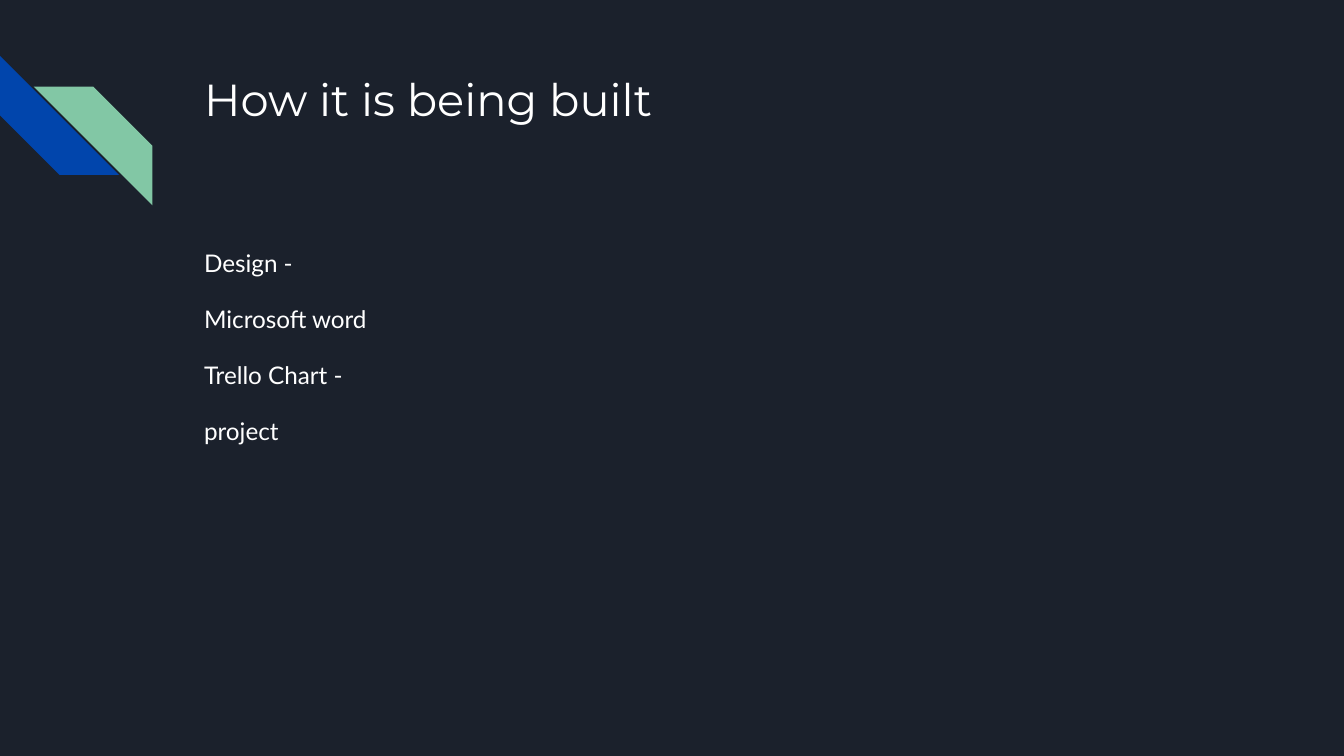
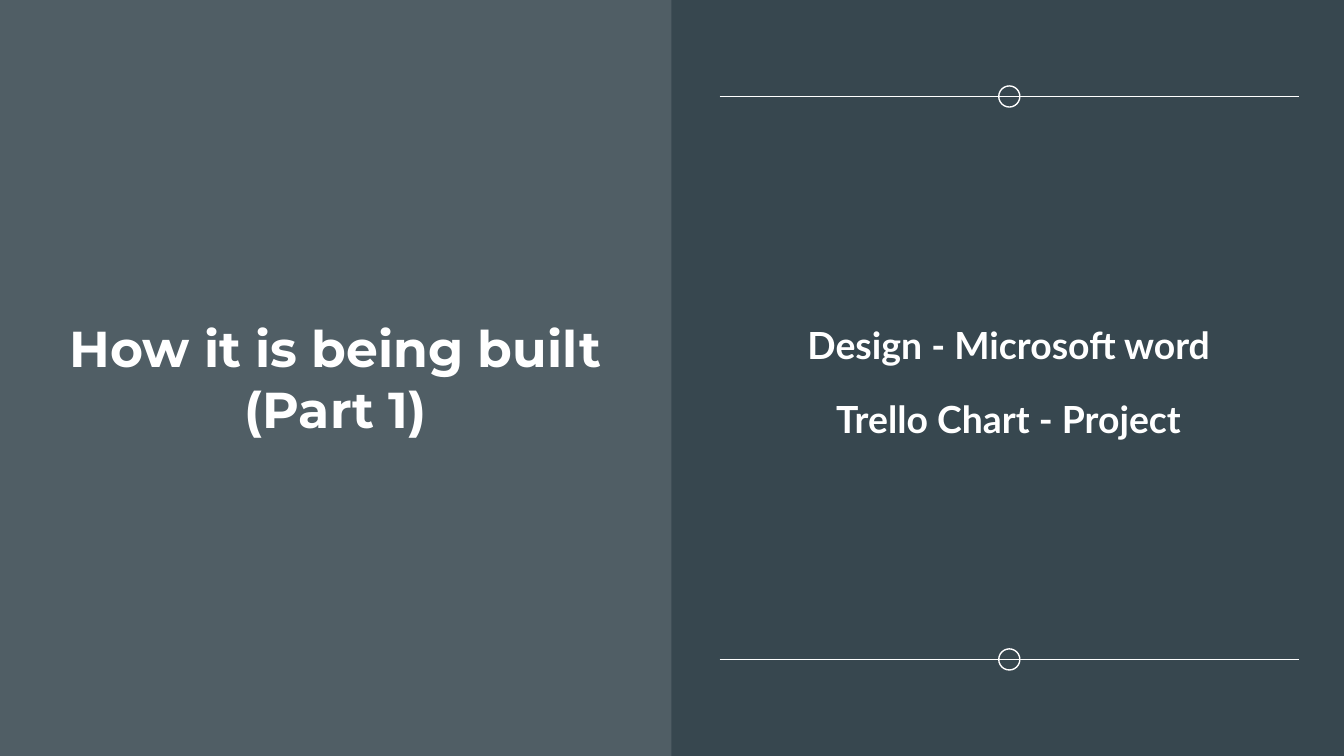
Before and after one commit to UnterLort/EverythingBasketball, a slide deck: slide 5 of Everything_Basketball_progress.pptx. Drawn at 1344x756 pixels with LibreOffice and Linux fonts; fonts in the diff are those of the drawing. Boxes give left, top, right and bottom in pixels: in the first picture for what was removed or moved away, otherwise in the second. Text is boxed around its words. In the diff, an @@ line names an element or a change of style, - is before the commit and + after.

```diff
--- a/Everything_Basketball_progress.pptx
+++ b/Everything_Basketball_progress.pptx
@@ background #1B212C to #37474F @@
@@ rectangle added at [0,0,672,755], fill #FFFFFF at 13% opacity @@
@@ diag stripe removed at [0,56,118,175] @@
@@ diag stripe removed at [34,86,152,204] @@
@@ ellipse added at [999,86,1020,108], outline #FFFFFF 0.75 pt @@
@@ line added from (719, 97) to (1300, 97), #FFFFFF 0.75 pt @@
@@ title "How it is being built" at [70,327,602,438]: vertical alignment top to middle @@
@@ title "How it is being built": place and size @@
-title "How it is being built" at [204,82,652,125]
+title "How it is being built" at [70,327,602,438]
@@ text "Design - Microsoft word" at [807,331,1210,440]: vertical alignment top to middle @@
@@ title at [70,327,602,377]: size 24 to 27 pt, bold on in "How it is being built"; alignment left to centre @@
@@ text at [807,331,1210,440]: text changed; size 13 to 20 pt; bold on @@
-Design -
-Microsoft word
-Trello Chart -
-project
+Design - Microsoft word
+Trello Chart - Project
@@ title at [245,390,427,438]: paragraph added @@
+(Part 1)
@@ ellipse added at [999,649,1020,671], outline #FFFFFF 0.75 pt @@
@@ line added from (719, 660) to (1300, 660), #FFFFFF 0.75 pt @@
```
Also in this commit, not shown: 13 other slides changed, 6 slides added.
